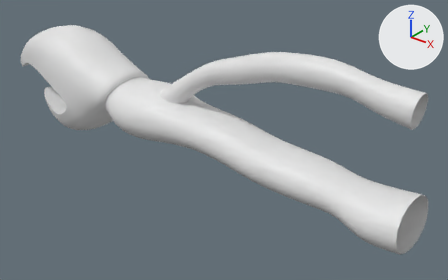
The Blender file TheUnityProject/Assets/Models/Arm.blend, before and after one commit.
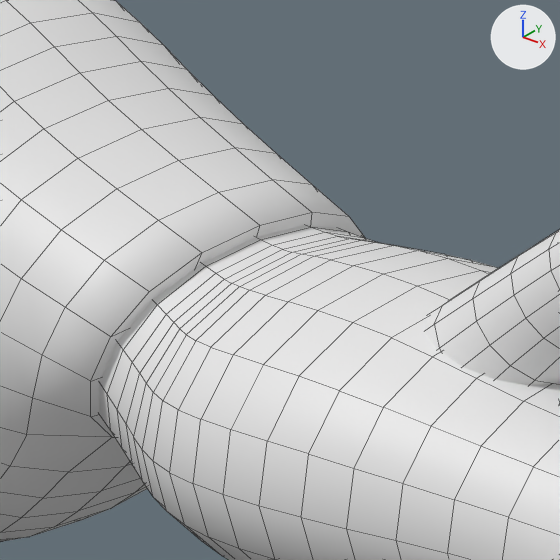
Each version is shown whole from a camera (50 mm lens) standing at (1.763, -1.777, 1.076) and looking at (0.29, 0.064, -0.065), then close up on the part from 20% to 41% of the width and 14% to 47% of the height. The axes (+X, +Y, +Z) are drawn at upper right. The lights are the same throughout. The close-ups show mesh edges as thin lines.

The scene before the commit, as lines of its bpy script (objects in view):
```python
me_cube_001 = bpy.data.meshes.new('Cube.001')
me_cube_001.from_pydata(...)  # 2050 vertices, 2016 faces; spans x -7.8..9.1, y -1.4..1.4, z -1.7..3.2
me_cube_001.polygons.foreach_set('use_smooth', [True] * 2016)
me_cube_001.materials.append(mat_material_001)  # its picture is missing
ob_arm = bpy.data.objects.new('Arm', me_cube_001)
ob_arm.location = (0.0, 0.0, 0.0)
ob_arm.scale = (0.128, 0.128, 0.128)
```
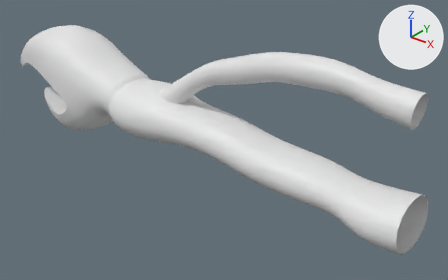
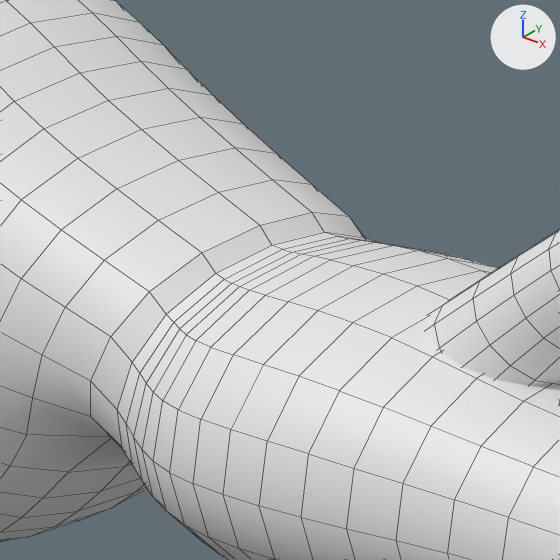
The newer file is also turned or shifted as a whole; pictures and numbers use the older file's frame.

Location of each change, (x1, y1, x2, y2) in pixels of the close-ups (560 x 560 px):
part 1 of me_cube_001, cut back
    both: (91, 212, 366, 448)

What changed in the scene script:
```text
Change me_cube_001:
    used by ob_arm; location = (0.0, 0.0, 0.0); scale = (0.128, 0.128, 0.128)
    remove me_cube_001.from_pydata(...)  # 2050 vertices, 2016 faces; spans x -7.8..9.1, y -1.4..1.4, z -1.7..3.2
    add me_cube_001.from_pydata(...)  # 1993 vertices, 1968 faces; spans x -7.8..9.1, y -1.4..1.4, z -1.7..3.2
    me_cube_001 part 1
    57 vertices are removed from x -2.2..-1.4, y -1.1..1.0, z -0.5..0.9
    64 faces are deleted
    16 new faces join them
```
